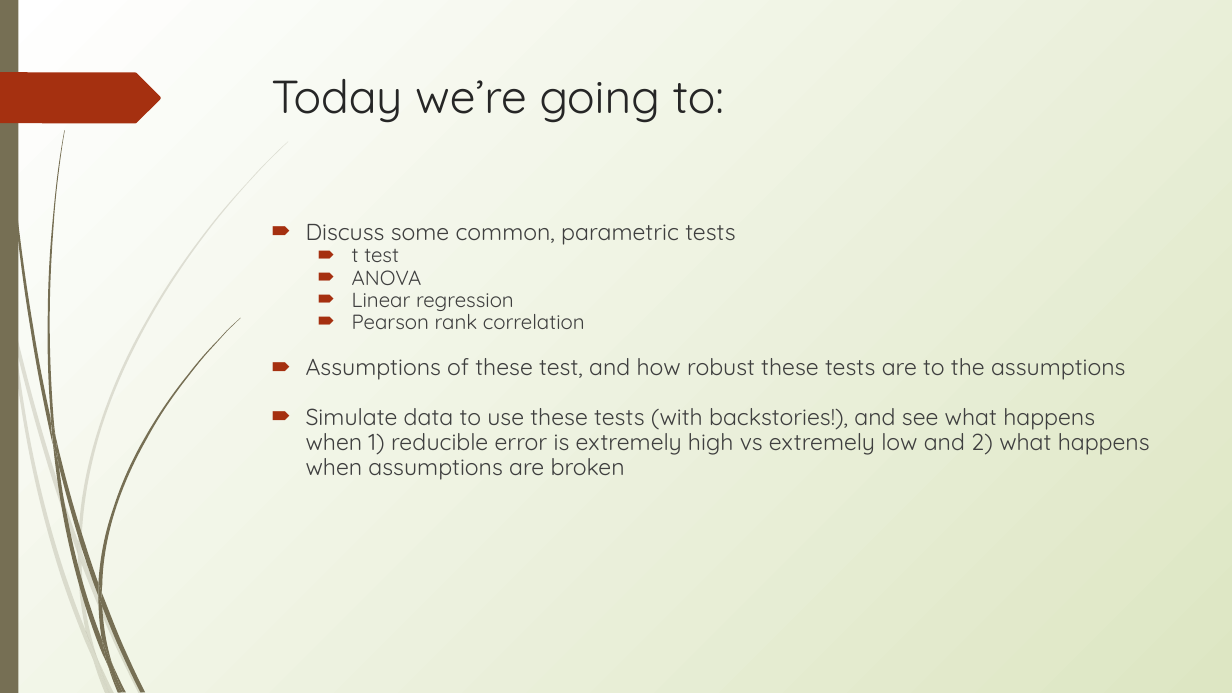
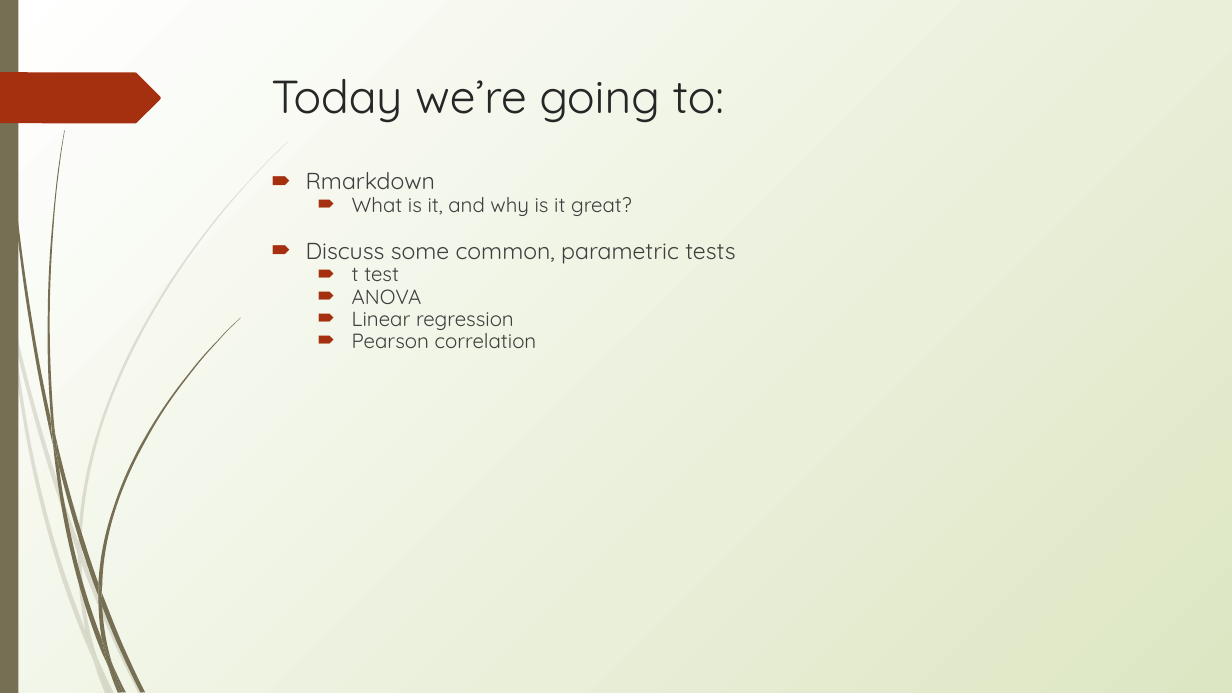
Before and after one commit to erynmcfarlane/GraduateStatsClass, a slide deck: slide 4 of Lecture3.pptx. Drawn at 1232x693 pixels with LibreOffice and Linux fonts; fonts in the diff are those of the drawing. Boxes give left, top, right and bottom in pixels: in the first picture for what was removed or moved away, otherwise in the second. Text is boxed around its words. In the diff, an @@ line names an element or a change of style, - is before the commit and + after.

```diff
--- a/Lecture3.pptx
+++ b/Lecture3.pptx
@@ text "Rmarkdown": place and size @@
-text "Rmarkdown" at bbox=[306, 224, 1150, 480]
+text "Rmarkdown" at bbox=[306, 172, 735, 348]
@@ text at bbox=[306, 172, 632, 216]: paragraphs added @@
+🠶 Rmarkdown
+  🠶 What is it, and why is it great?
@@ text at bbox=[352, 327, 537, 348]: text changed; size 18 to 16 pt @@
-  🠶 Pearson rank correlation
-🠶 Assumptions of these test, and how robust these tests are to the assumptions
-🠶 Simulate data to use these tests (with backstories!), and see what happens when 1) reducible error is extremely high vs extremely low and 2) what happens when assumptions are broken
+  🠶 Pearson correlation
```
Also in this commit, not shown: 5 other slides changed, 4 slides added, 2 other files.
